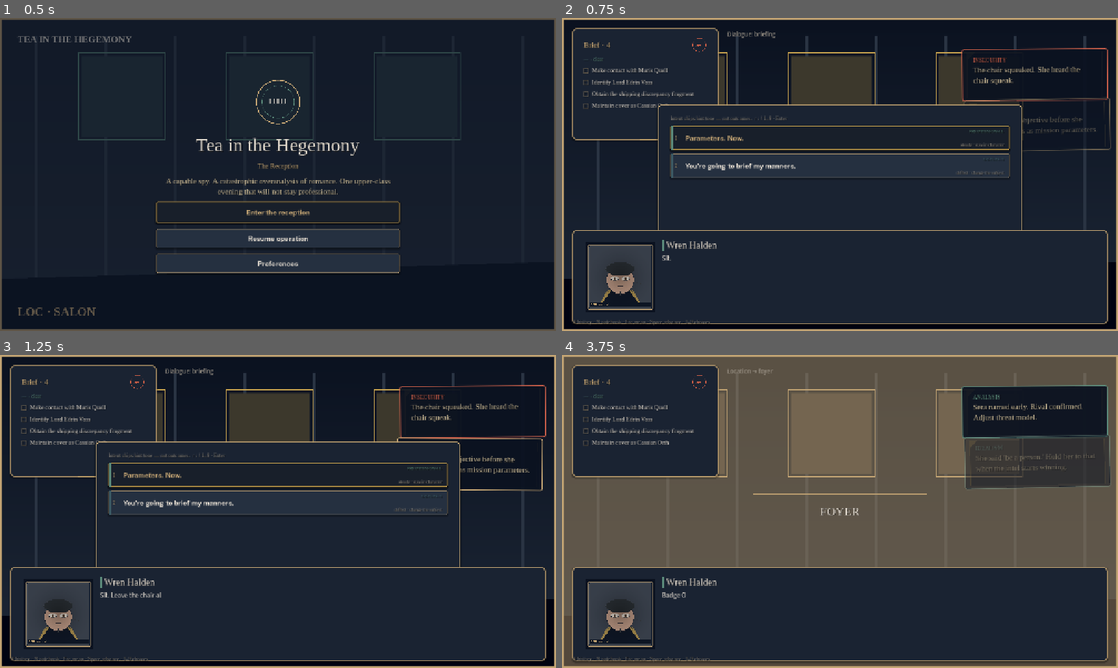
Above: before the commit, frames 1-4 (two rows, left to right).
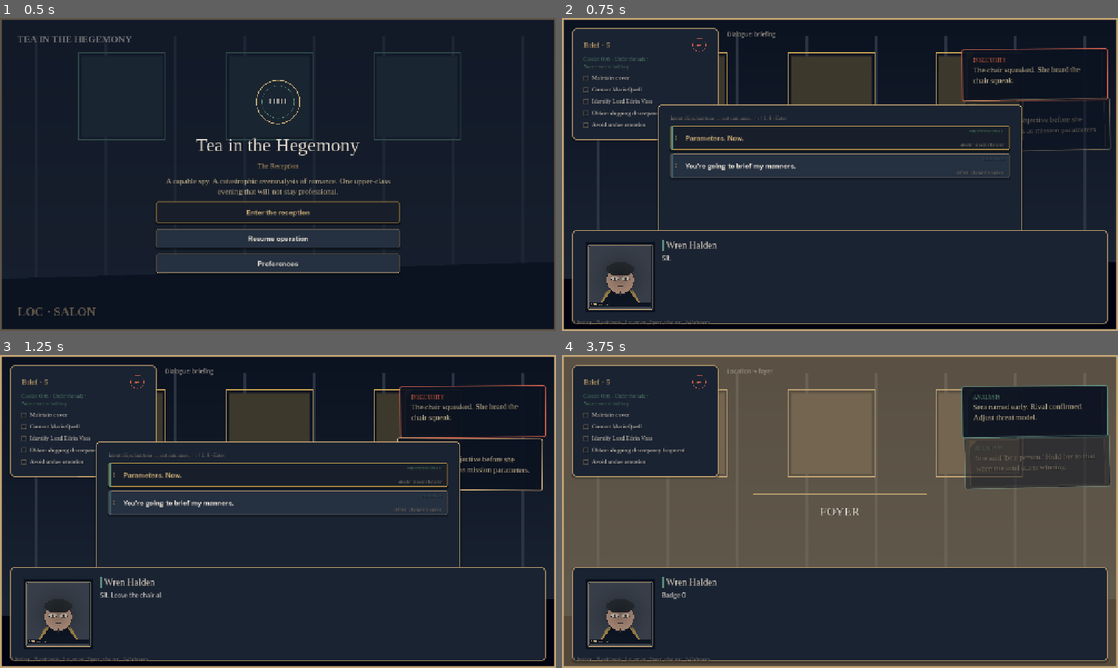
Above: after the commit, the same moments.

Repository: jxav22/tea-in-the-hegemony
Game: Godot game, scene res://scenes/main/boot.tscn
Same seed, same stepped clock (60 frames per second), same inputs: the game is played once before the commit and once after it.
Inputs:
- Up to frame 1 (0.5 s): no input
- Up to frame 2 (0.75 s): click "Enter the reception" at 0.5 s
- Up to frame 3 (1.25 s): no input
- Up to frame 4 (3.75 s): click "Parameters. Now." at 1.25 s; click "Contact. Identify. Retrieve." at 2 s; click "I'm not running a courtship s…" at 2.75 s; click "How do you know what she's fi…" at 3.5 s

Frame 1 is identical in both runs. In frame 2, 1.0% of the frame differs, in the area x 3-24%, y 7-36%; in frame 3, 1.0%; in frame 4, 1.1%.
Error before the commit: Parse Error: Cannot infer the type of "gs" variable because the value doesn't have a set type. (res://scripts/espionage/cover_manager.gd:278)

Commit message:
Fix Systems cover_manager typed break and hub softlocks
Post-#12/#13: annotate GameState lookup as Node so cover compile
succeeds (save/load restores flag/heat). Treat explicit choice
next:null as hub Talk return instead of softlock errors. Refresh
HANDOFF QA evidence after suite re-run on main.

Co-authored-by: Jason <jasxavier7@gmail.com>

Diff:
--- a/scripts/espionage/cover_manager.gd
+++ b/scripts/espionage/cover_manager.gd
@@ -275,7 +275,7 @@
 	_emit_flag_sync()
 	# Fail maintain_cover objective when systems mission is bound via GameState.
 	if Engine.get_main_loop() != null:
-		var gs := Engine.get_main_loop().root.get_node_or_null("/root/GameState")
+		var gs: Node = Engine.get_main_loop().root.get_node_or_null("/root/GameState")
 		if gs != null and gs.get("systems") != null:
 			gs.systems.mission.apply_effect({
 				"op": "objective",
Not shown, changed: HANDOFF.md
